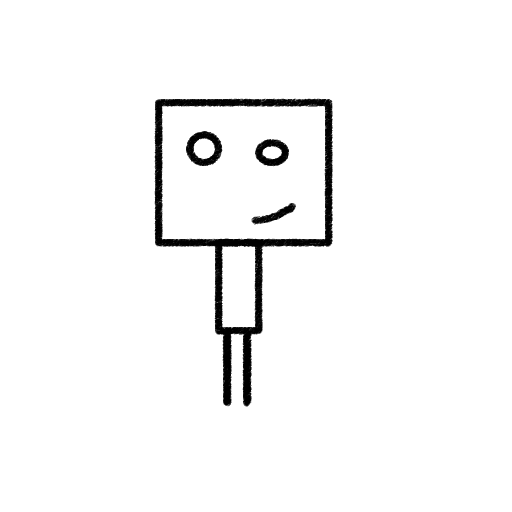
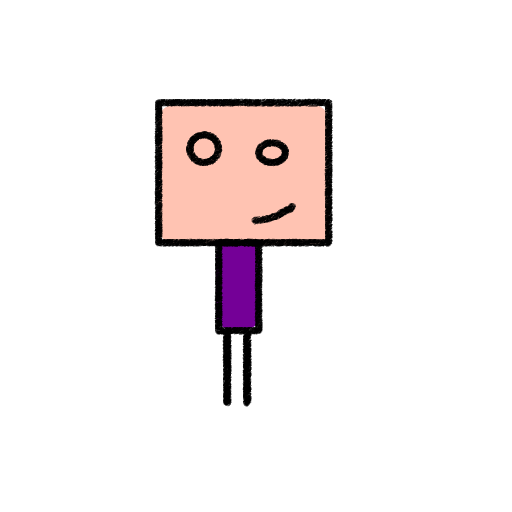
The second 512x512 image is a revision of the first. Changes to its layers:
added layer "skin" above "Layer 5" over 158, 105, 329, 330
